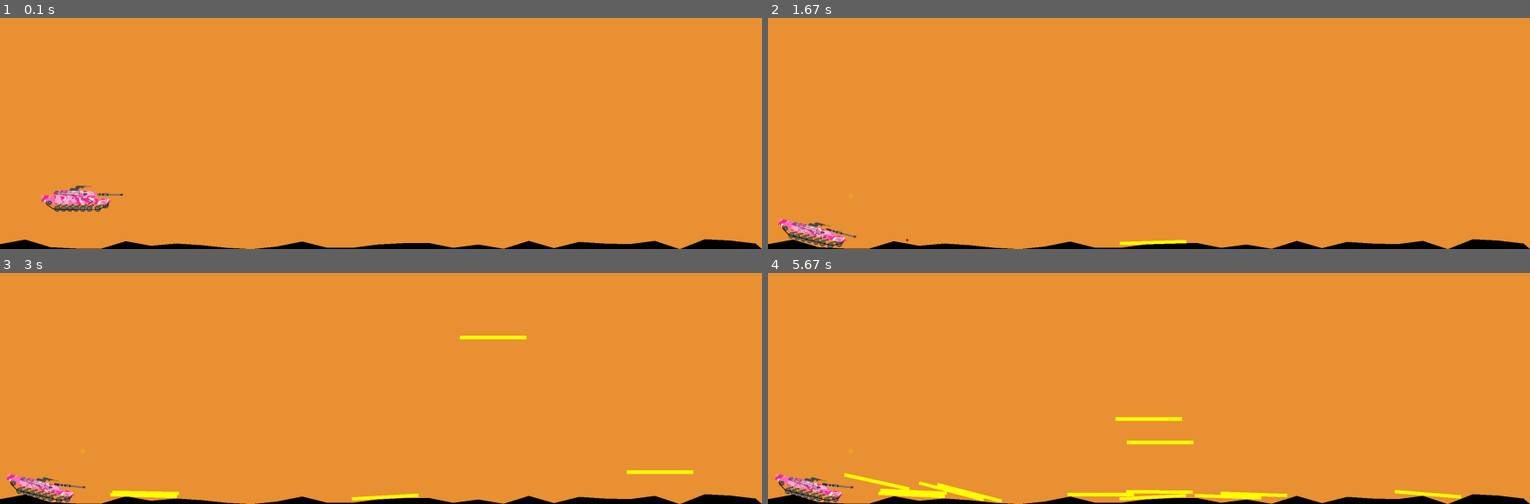
Above: before the commit, frames 1-4 (two rows, left to right).
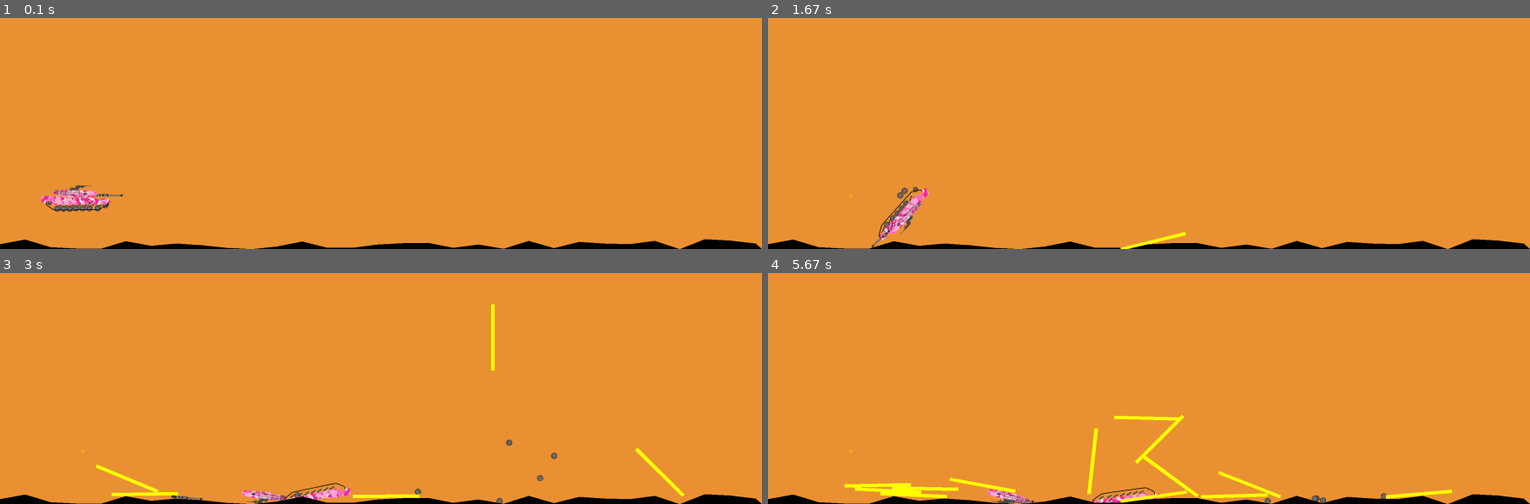
Above: after the commit, the same moments.

Repository: semboko/pygame-sandbox
Game: pygame game, started from main.py
The game is run twice, just before and just after one commit, with the same random seed, the same clock (stepped at 60 frames per second) and the same inputs.
Inputs (mouse positions are in pixels of both pictures, inside the frame that each line leads up to):
- Up to frame 1 (0.1 s): no input
- Up to frame 2 (1.67 s): tap Space at 0.33, 1.07, 1.37, 1.57 s; click (1156, 147) at 0.72 s; hold Up 1-1.47 s; hold Down from 1.5 s (still down)
- Up to frame 3 (3 s): release Down at 1.8 s; click (144, 353) at 1.88 s; click (144, 443) at 2.22 s; click (495, 307) at 2.55 s; click (662, 469) at 2.88 s
- Up to frame 4 (5.67 s): click (1240, 409) at 3.22 s; click (950, 303) at 3.55 s; click (1164, 309) at 3.88 s; click (966, 342) at 4.22 s; click (874, 381) at 4.55 s; click (1110, 448) at 4.88 s; click (1156, 411) at 5.22 s; click (1149, 416) at 5.55 s

The runs differ from the first frame. In frame 1, 0.3% of the frame differs, in the area x 5-17%, y 72-84%; in frame 2, 1.4%; in frame 3, 2.2%; in frame 4, 3.4%, in the area x 0-91%, y 61-100%.

Commit message:
Formatting

Diff:
--- a/scenes/components/ball.py
+++ b/scenes/components/ball.py
@@ -1,15 +1,23 @@
 from math import cos, sin
+from typing import Tuple
 
 import pygame
 import pymunk
 from pygame.surface import Surface
-from typing import Tuple
 
 from scenes.utils import convert
 
 
 class Ball:
-    def __init__(self, x: int, y: int, r: int, space: pymunk.Space, btype: int = pymunk.Body.DYNAMIC, color: Tuple[int, int, int] = (244, 0, 0)):
+    def __init__(
+        self,
+        x: int,
+        y: int,
+        r: int,
+        space: pymunk.Space,
+        btype: int = pymunk.Body.DYNAMIC,
+        color: Tuple[int, int, int] = (244, 0, 0),
+    ):
         self.body = pymunk.Body(body_type=btype)
         self.body.position = x, y
         self.shape = pymunk.Circle(self.body, r)
--- a/scenes/components/bullet.py
+++ b/scenes/components/bullet.py
@@ -1,9 +1,10 @@
-from scenes.components.ball import Ball
-from pymunk import Space, ShapeFilter, Body
-from pygame.surface import Surface
-from pygame import mixer
 from math import cos, sin
 from typing import Tuple
+
+from pygame.surface import Surface
+from pymunk import Body, ShapeFilter, Space
+
+from scenes.components.ball import Ball
 
 
 class Bullet(Ball):
@@ -14,10 +15,18 @@
 
     def explode(self, space: Space):
         neighbors = space.point_query(self.body.position, 150, ShapeFilter())
+        constraints_to_remove = set()
         for neighbor in neighbors:
+            if not neighbor.shape:
+                continue
             if neighbor.shape.body.body_type != Body.DYNAMIC:
                 continue
             neighbor.shape.body.apply_force_at_local_point((0, 30000000))
+            for c in neighbor.shape.body.constraints:
+                if c in space.constraints:
+                    constraints_to_remove.add(c)
+
+        space.remove(*constraints_to_remove)
         self._exploded = True
         self.remove(space)
 
--- a/scenes/components/car.py
+++ b/scenes/components/car.py
@@ -53,7 +53,7 @@
 
     def add_rear_suspension(self, wheel_x: int, wheel_y: int):
         gwheel_x, gwheel_y = self.body.local_to_world((wheel_x, wheel_y))
-        self.rear_sleeve = Ball(gwheel_x, gwheel_y, 5, self.space)
+        self.rear_sleeve = Ball(int(gwheel_x), int(gwheel_y), 5, self.space)
         joint = pymunk.PinJoint(self.body, self.rear_sleeve.body, (-self.width // 2, -self.height // 2), (0, 0))
         suspension = pymunk.PinJoint(self.body, self.rear_sleeve.body, (self.width // 2, 0), (0, 0))
         self.rear_joint = PJ(joint)
@@ -61,7 +61,7 @@
         self.space.add(joint)
         self.space.add(suspension)
 
-        self.rear_wheel = Ball(gwheel_x, gwheel_y, 30, self.space)
+        self.rear_wheel = Ball(int(gwheel_x), int(gwheel_y), 30, self.space)
         self.rear_wheel.shape.density = 0.2
         self.rear_wheel.shape.friction = 1
 
@@ -71,7 +71,7 @@
 
     def add_front_suspension(self, wheel_x: int, wheel_y: int):
         gwheel_x, gwheel_y = self.body.local_to_world((wheel_x, wheel_y))
-        self.front_sleeve = Ball(gwheel_x, gwheel_y, 5, self.space)
+        self.front_sleeve = Ball(int(gwheel_x), int(gwheel_y), 5, self.space)
 
         joint = pymunk.PinJoint(self.body, self.front_sleeve.body, (self.width // 2, -self.height // 2), (0, 0))
         self.space.add(joint)
@@ -81,7 +81,7 @@
         self.space.add(suspension)
         self.front_suspension = PJ(suspension, color=(0, 0, 0))
 
-        self.front_wheel = Ball(gwheel_x, gwheel_y, 30, self.space)
+        self.front_wheel = Ball(int(gwheel_x), int(gwheel_y), 30, self.space)
         self.front_wheel.shape.density = 0.2
         self.front_wheel.shape.friction = 1
 
--- a/scenes/components/pj.py
+++ b/scenes/components/pj.py
@@ -12,7 +12,7 @@
         self.joint = joint
         self.color = color
 
-    def render(self, display: pygame.Surface) -> None:
+    def render(self, display: pygame.surface.Surface) -> None:
         h = display.get_height()
         if isinstance(self.joint, (PivotJoint, PinJoint, DampedSpring)):
             anchor_a = self.joint.a.local_to_world(self.joint.anchor_a)
--- a/scenes/components/random_floor.py
+++ b/scenes/components/random_floor.py
@@ -34,5 +34,5 @@
     def render(self, display: Surface):
         h = display.get_height()
         verts = [convert(s, h) for s in self.points]
-        verts = [convert((self.start_x, 0), h)] + verts + [convert((self.end_x, 0), h)]
+        verts = [convert((int(self.start_x), 0), h)] + verts + [convert((int(self.end_x), 0), h)]
         draw.polygon(display, (0, 0, 0), verts)
--- a/scenes/components/tank.py
+++ b/scenes/components/tank.py
@@ -1,42 +1,40 @@
+from math import degrees
 from typing import List, Sequence, Tuple, Union
 
 import pygame
 import pymunk
-from pymunk.vec2d import Vec2d
-from math import cos, sin, degrees
 from pygame import draw
 from pygame.surface import Surface
-from pymunk import Body, GearJoint, PivotJoint, Poly, Shape, ShapeFilter, SimpleMotor, Space, DampedRotarySpring, RatchetJoint, RotaryLimitJoint
+from pymunk import Body, GearJoint, PivotJoint, Poly, RotaryLimitJoint, Shape, ShapeFilter, SimpleMotor, Space
+from pymunk.vec2d import Vec2d
 
 from scenes.components.ball import Ball
 from scenes.components.bullet import Bullet
-from scenes.components.rect import Rect
 from scenes.utils import convert
-from enum import Enum
-
-
 
 TANK_WIDTH = 250
 TANK_HEIGHT = 74
 WHEEL_R = 9
 
 
-def raw_to_poly(raw: Union[Tuple[Vec2d, ...], Tuple[Tuple[int, int], ...]], width: int, height: int) -> List[Tuple[int, int]]:
-    return [(vx - width/2, height/2 - vy) for vx, vy in raw]
+def raw_to_poly(
+    raw: Union[Tuple[Vec2d, ...], Tuple[Tuple[int, int], ...]], width: int, height: int
+) -> List[Tuple[int, int]]:
+    return [(int(vx - width / 2), int(height / 2 - vy)) for vx, vy in raw]
 
 
 def unpack_coords(verts: Sequence[Vec2d]) -> Tuple[List[int], List[int]]:
-    xs = []
-    ys = []
+    xs: List[int] = []
+    ys: List[int] = []
     for x, y in verts:
-        xs.append(x)
-        ys.append(y)
+        xs.append(int(x))
+        ys.append(int(x))
     return xs, ys
 
 
 def get_center(verts: Sequence[Vec2d]) -> Vec2d:
     xs, ys = unpack_coords(verts)
-    return Vec2d(sum(xs)/len(xs), sum(ys)/len(ys))
+    return Vec2d(sum(xs) / len(xs), sum(ys) / len(ys))
 
 
 def get_width(verts: Sequence[Vec2d]) -> int:
@@ -51,14 +49,14 @@
 
 class VisualPart:
     def __init__(
-            self,
-            left_x: int,
-            top_y: int,
-            raw_verts: Tuple[Vec2d, ...],
-            cf: ShapeFilter,
-            image_path: str,
-            space: Space,
-            debug: bool = False
+        self,
+        left_x: int,
+        top_y: int,
+        raw_verts: Tuple[Vec2d, ...],
+        cf: ShapeFilter,
+        image_path: str,
+        space: Space,
+        debug: bool = False,
     ):
         """
         :param left_x: Global leftmost x-coordinate of the shape
@@ -80,17 +78,17 @@
 
         self.debug = debug
 
-    def get_obj_dimensions(self, raw_verts: Tuple[Vec2d]):
+    def get_obj_dimensions(self, raw_verts: Tuple[Vec2d, ...]):
         return get_width(raw_verts), get_height(raw_verts)
 
     def generate_body(self, left_x: int, top_y: int) -> Body:
-        cx, cy = left_x + self.width/2, top_y - self.height/2
+        cx, cy = left_x + self.width / 2, top_y - self.height / 2
         body = Body()
         body.position = cx, cy
         self.space.add(body)
         return body
 
-    def generate_shape(self, raw_verts: Tuple[Vec2d], cf: ShapeFilter) -> Shape:
+    def generate_shape(self, raw_verts: Tuple[Vec2d, ...], cf: ShapeFilter) -> Shape:
         shape = Poly(self.body, vertices=raw_to_poly(raw_verts, self.width, self.height))
         shape.density = 1
         shape.filter = cf
@@ -101,17 +99,15 @@
         h = display.get_height()
         # Draw the shape
         verts = [convert(self.body.local_to_world(v), h) for v in self.shape.get_vertices()]
-        draw.polygon(display, (255, 0, 0), verts,1)
+        draw.polygon(display, (255, 0, 0), verts, 1)
         # Draw the center of mass
         draw.circle(display, (255, 0, 0), convert(self.body.position, h), 2, 1)
 
     def render(self, display: Surface):
         h = display.get_height()
         image = pygame.transform.rotate(self.image, degrees(self.body.angle))
-        rect = image.get_rect()
-        rect.x, rect.y = convert((self.shape.bb.left, self.shape.bb.top), h)
-        display.blit(image, convert((self.shape.bb.left, self.shape.bb.top), h))
-        self.image.get_rect()
+        x, y = self.shape.bb.left, self.shape.bb.top
+        display.blit(image, convert((int(x), int(y)), h))
 
         if self.debug:
             self.debug_draw(display)
@@ -119,7 +115,6 @@
 
 class TankBase(VisualPart):
     def __init__(self, left_x: int, top_y: int, cf: ShapeFilter, space: Space, debug: bool = False):
-
         raw_vertices = (
             Vec2d(0, 0),
             Vec2d(0, 20),
@@ -130,7 +125,7 @@
             Vec2d(204, 10),
             Vec2d(73, 6),
             Vec2d(48, 0),
-            Vec2d(0, 0)
+            Vec2d(0, 0),
         )
 
         super().__init__(left_x, top_y, raw_vertices, cf, "./scenes/assets/body.png", space, debug)
@@ -140,10 +135,10 @@
     def __init__(self, global_x: int, global_y: int, cf: ShapeFilter, space: Space, debug: bool = False) -> None:
         super().__init__(global_x, global_y, tuple(), cf, "./scenes/assets/wheel.png", space, debug)
 
-    def get_obj_dimensions(self, raw_verts: Tuple[Vec2d]):
+    def get_obj_dimensions(self, raw_verts: Tuple[Vec2d, ...]):
         return 2 * WHEEL_R, 2 * WHEEL_R
 
-    def generate_shape(self, _: Tuple[Vec2d], cf: ShapeFilter) -> Shape:
+    def generate_shape(self, _: Tuple[Vec2d, ...], cf: ShapeFilter) -> Shape:
         shape = pymunk.Circle(self.body, WHEEL_R)
         shape.density = 1
         shape.friction = 1
@@ -189,8 +184,12 @@
         bb = self.shape.bb
         lb_x, lb_y = bb.left, bb.bottom
         rb_x, rb_y = bb.right, bb.bottom
-        pj1 = PivotJoint(tank_base, self.body, tank_base.world_to_local((lb_x, lb_y)), self.body.world_to_local((lb_x, lb_y)))
-        pj2 = PivotJoint(tank_base, self.body, tank_base.world_to_local((rb_x, rb_y)), self.body.world_to_local((rb_x, rb_y)))
+        pj1 = PivotJoint(
+            tank_base, self.body, tank_base.world_to_local((lb_x, lb_y)), self.body.world_to_local((lb_x, lb_y))
+        )
+        pj2 = PivotJoint(
+            tank_base, self.body, tank_base.world_to_local((rb_x, rb_y)), self.body.world_to_local((rb_x, rb_y))
+        )
         self.space.add(pj1, pj2)
 
 
@@ -218,16 +217,14 @@
         attachment = PivotJoint(
             turret.body,
             self.body,
-            turret.body.world_to_local((tr-20, tt - turret.height/2 - 10)),
-            self.body.world_to_local((gl, gt-self.height/2))
+            turret.body.world_to_local((tr - 20, tt - turret.height / 2 - 10)),
+            self.body.world_to_local((gl, gt - self.height / 2)),
         )
         self.space.add(attachment)
 
 
 class TankSoundEffects:
-
     def __init__(self):
-
         self.engine_1 = pygame.mixer.Sound("./scenes/assets/engine1.mp3")
         self.engine_2 = pygame.mixer.Sound("./scenes/assets/engine2.mp3")
         self.engine_3 = pygame.mixer.Sound("./scenes/assets/engine3.mp3")
@@ -269,10 +266,10 @@
         self.collision_filter = ShapeFilter(group=0b1)
         self.space = space
 
-        self.top_y = y + TANK_HEIGHT/2
-        self.left_x = x - TANK_WIDTH/2
-
-        self.tank_base = TankBase(self.left_x, self.top_y-30, self.collision_filter, space)
+        self.top_y = y + TANK_HEIGHT / 2
+        self.left_x = x - TANK_WIDTH / 2
+
+        self.tank_base = TankBase(self.left_x, self.top_y - 30, self.collision_filter, space)
         self.wheels = self.get_wheels()
         self.motor_wheel = self.get_motor_wheel()
         self.motor = self.get_motor()
@@ -320,7 +317,7 @@
 
     def get_gun(self) -> TankGun:
         gun = TankGun(self.left_x + 155, self.top_y - 22, self.collision_filter, self.space)
-        self.gun_joint = RotaryLimitJoint(self.turret.body, gun.body, min=0, max=.1)
+        self.gun_joint = RotaryLimitJoint(self.turret.body, gun.body, min=0, max=0.1)
         self.space.add(self.gun_joint)
         gun.attach_to(self.turret)
         return gun
@@ -328,7 +325,7 @@
     def get_bullet(self) -> Tuple[Bullet, PivotJoint]:
         x, y = self.gun.shape.bb.right, self.gun.shape.bb.top
         bullet = Bullet(x, y, 4, self.space)
-        bullet.shape.elasticity = .1
+        bullet.shape.elasticity = 0.1
         bullet.body.mass = 400
         bullet.shape.filter = self.collision_filter
         bullet_holder = PivotJoint(self.gun.body, bullet.body, self.gun.body.world_to_local((x, y)), (0, 0))
@@ -339,7 +336,7 @@
         self.sound_effects.shot.play()
         self.space.remove(self.bullet_holder)
         force = self.bullet.start(self.gun.body.angle)
-        self.tank_base.body.apply_force_at_local_point((-force[0]*5, -force[1]*5), (0, 0))
+        self.tank_base.body.apply_force_at_local_point((-force[0] * 5, -force[1] * 5), (0, 0))
         prev_bullet = self.bullet
 
         self.bullet, self.bullet_holder = self.get_bullet()
@@ -358,11 +355,11 @@
     def update_gun_angle(self, keys: Sequence[bool]):
         relative_angle = self.gun.body.angle - self.turret.body.angle
         if keys[pygame.K_UP] and relative_angle > 0:
-            self.gun_joint.min -= .01
-            self.gun_joint.max -= .01
+            self.gun_joint.min -= 0.01
+            self.gun_joint.max -= 0.01
         if keys[pygame.K_DOWN] and relative_angle < 1:
-            self.gun_joint.min += .01
-            self.gun_joint.max += .01
+            self.gun_joint.min += 0.01
+            self.gun_joint.max += 0.01
 
     def update(self):
         keys = pygame.key.get_pressed()
@@ -371,7 +368,13 @@
         self.sound_effects.update(speed=self.motor.rate)
 
     def render(self, display: Surface):
-        draw.circle(display, (255, 255, 0), convert((self.left_x + TANK_WIDTH//2, self.top_y - TANK_HEIGHT//2), display.get_height()), 5, 1)
+        draw.circle(
+            display,
+            (255, 255, 0),
+            convert((self.left_x + TANK_WIDTH // 2, self.top_y - TANK_HEIGHT // 2), display.get_height()),
+            5,
+            1,
+        )
         for wheel in self.wheels:
             wheel.render(display)
         self.motor_wheel.render(display)
--- a/scenes/constraints.py
+++ b/scenes/constraints.py
@@ -1,11 +1,10 @@
 import pygame
 import pymunk
 from pygame.event import Event
-from pymunk.constraints import DampedRotarySpring, DampedSpring, GearJoint, PinJoint, PivotJoint, SimpleMotor
+from pymunk.constraints import GearJoint, PivotJoint, SimpleMotor
 
 from scenes.abstract import AbstractPymunkScene
 from scenes.components import Ball, Segment
-from scenes.components.pj import PJ
 from scenes.utils import convert
 
 
@@ -35,6 +34,6 @@
         if event.type == pygame.MOUSEBUTTONDOWN and event.dict["button"] == 3:
             x, y = convert(event.dict["pos"], h)
             objs = self.space.point_query((x, y), 2, pymunk.ShapeFilter())
-            if objs:
+            if objs and objs[0].shape:
                 body = objs[0].shape.body
                 body.apply_impulse_at_local_point((0, -20000), (20, 0))
--- a/scenes/gravity.py
+++ b/scenes/gravity.py
@@ -1,5 +1,4 @@
 from logging import getLogger
-from typing import Tuple
 
 import pygame.draw
 import pymunk
--- a/scenes/tank.py
+++ b/scenes/tank.py
@@ -1,12 +1,12 @@
+from random import random
+
 import pygame
 from pygame.event import Event
-from pymunk import Body, Poly
 
 from scenes.abstract import AbstractPymunkScene
+from scenes.components.ball import Ball
+from scenes.components.bullet import Bullet
 from scenes.components.random_floor import RandomFloor
-from scenes.components.segment import Segment
-from scenes.components.bullet import Bullet
-from scenes.components.ball import Ball
 from scenes.components.rect import Rect
 from scenes.components.tank import Tank
 from scenes.utils import convert
@@ -44,7 +44,11 @@
 
     def update_balls(self):
         for obj in self.objects:
-            if type(obj) in (Ball, Rect, Bullet, ):
+            if type(obj) in (
+                Ball,
+                Rect,
+                Bullet,
+            ):
                 _, y = obj.body.position
                 if y < 0:
                     self.space.remove(obj.body, obj.shape)
@@ -69,7 +73,8 @@
             else:
                 obj = Ball(*convert((x, y), h), 10, self.space, color=(55, 252, 10))
             obj.shape.friction = 1
-            obj.shape.density = .1
+            obj.shape.density = 0.1
+            obj.body.angle = 3.14 * random()
             # obj.shape.elasticity = 1
             # rect.body.mass = 100
             self.objects.append(obj)
--- a/scenes/utils.py
+++ b/scenes/utils.py
@@ -1,8 +1,8 @@
-from typing import Tuple
+from typing import Tuple, Union
 
-import pymunk.vec2d
+from pymunk.vec2d import Vec2d
 
 
-def convert(vector: pymunk.vec2d, screen_h: int) -> Tuple[int, int]:
+def convert(vector: Union[Tuple[int, int], Vec2d], screen_h: int) -> Tuple[int, int]:
     x, y = vector
     return int(x), screen_h - int(y)
